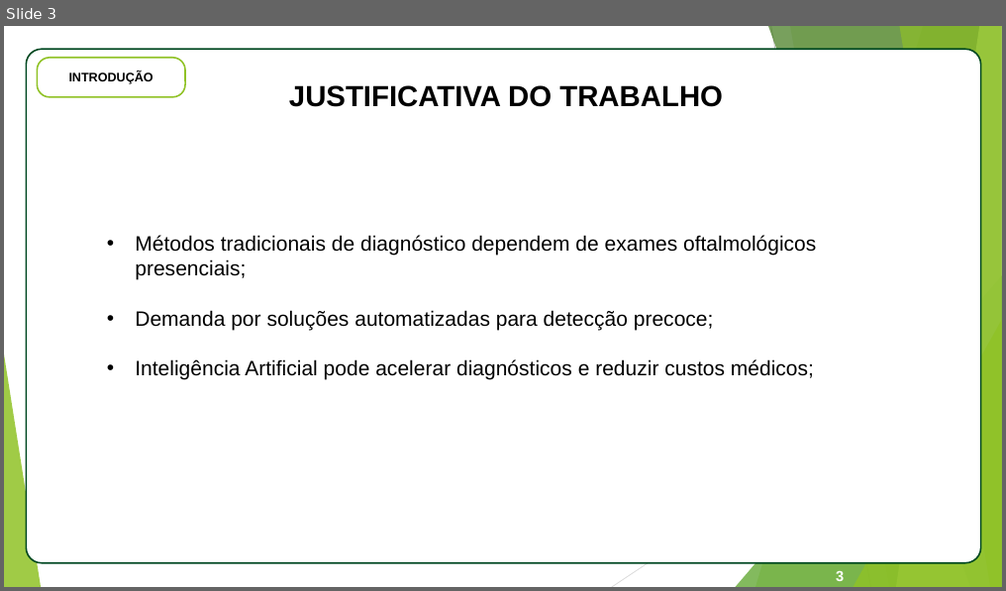
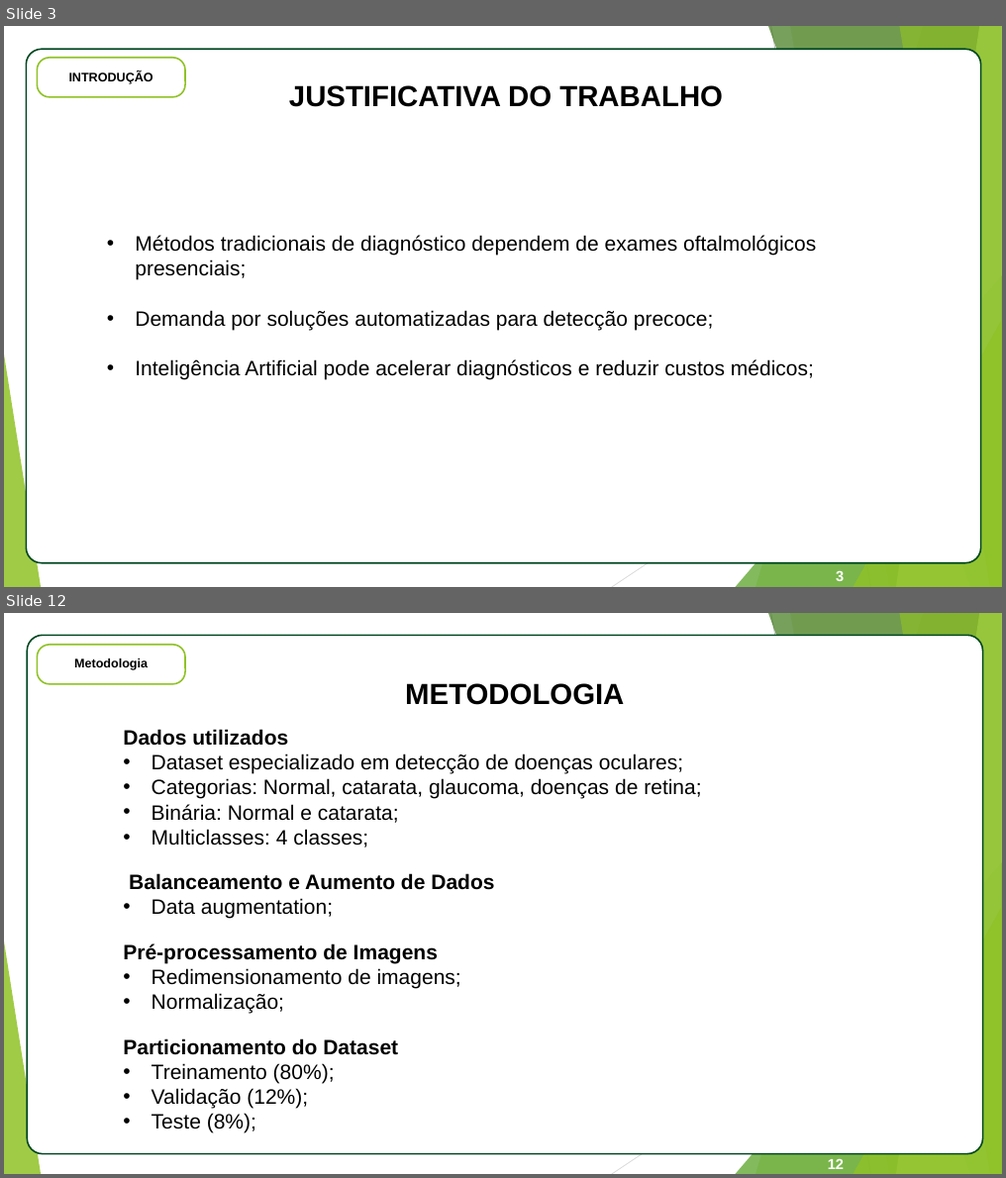
Before and after one commit to estrada-felipe/FundusDetectionTCC, a slide deck: tcc_documento/Apresentacao_TCC_Felipe_Estrada.pptx. Shown one above the other, each under a label of ours: slide 3 before the commit, slides 3 and 12 after it; the slides between them are not shown. The pictures are 1006x591 and 1006x1178 pixels, drawn with LibreOffice and Linux fonts; fonts in the diff are those of the drawing. Boxes give left, top, right and bottom in pixels: in the first picture for what was removed or moved away, otherwise in the second. Text is boxed around its words. In the diff, an @@ line names an element or a change of style, - is before the commit and + after.

```diff
--- a/tcc_documento/Apresentacao_TCC_Felipe_Estrada.pptx
+++ b/tcc_documento/Apresentacao_TCC_Felipe_Estrada.pptx
@@ slide 12 added at <box>4,613,1002,1174</box>, background #FFFFFF; not listed: 10 template elements that a slide beside it also shows @@
@@ rounded rectangle added at <box>27,635,983,1155</box>, fill #FFFFFF, outline #004821 1.5 pt, 18 pt, text #FFFFFF, bold @@
+APL
@@ rounded rectangle added at <box>37,645,185,684</box>, fill #FFFFFF, outline #90C226 1.5 pt @@
@@ text added at <box>74,659,148,670</box>, 12 pt, text #000000, bold @@
+Metodologia
@@ text added at <box>405,683,624,705</box>, 28 pt, text #000000, bold @@
+METODOLOGIA
@@ text added at <box>123,729,701,1134</box>, 20 pt, text #000000 @@
+Dados utilizados
+• Dataset especializado em detecção de doenças oculares;
+• Categorias: Normal, catarata, glaucoma, doenças de retina;
+• Binária: Normal e catarata;
+• Multiclasses: 4 classes;
+Balanceamento e Aumento de Dados
+• Data augmentation;
+Pré-processamento de Imagens
+• Redimensionamento de imagens;
+• Normalização;
+Particionamento do Dataset
+• Treinamento (80%);
+• Validação (12%);
+• Teste (8%);
@@ page number added at <box>828,1159,844,1169</box>, 14 pt, text #FFFFFF, bold @@
+12
```
Also in this commit, not shown: 4 slides changed, 14 other slides added, 30 slides removed, 4 other files.
